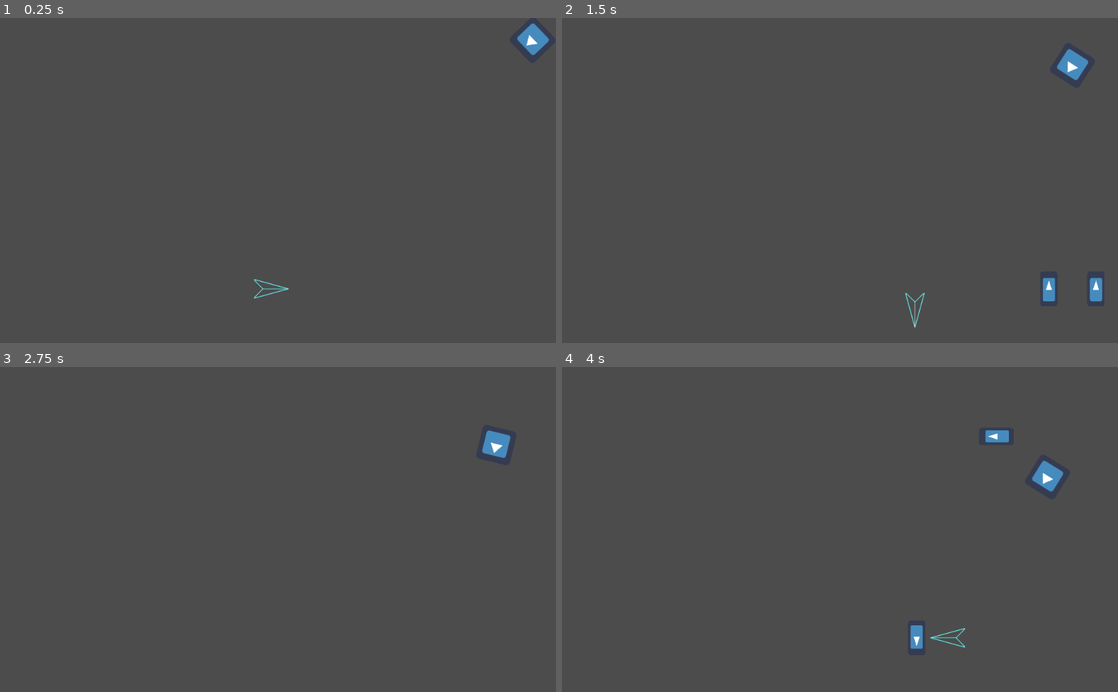
Above: before the commit, frames 1-4 (two rows, left to right).
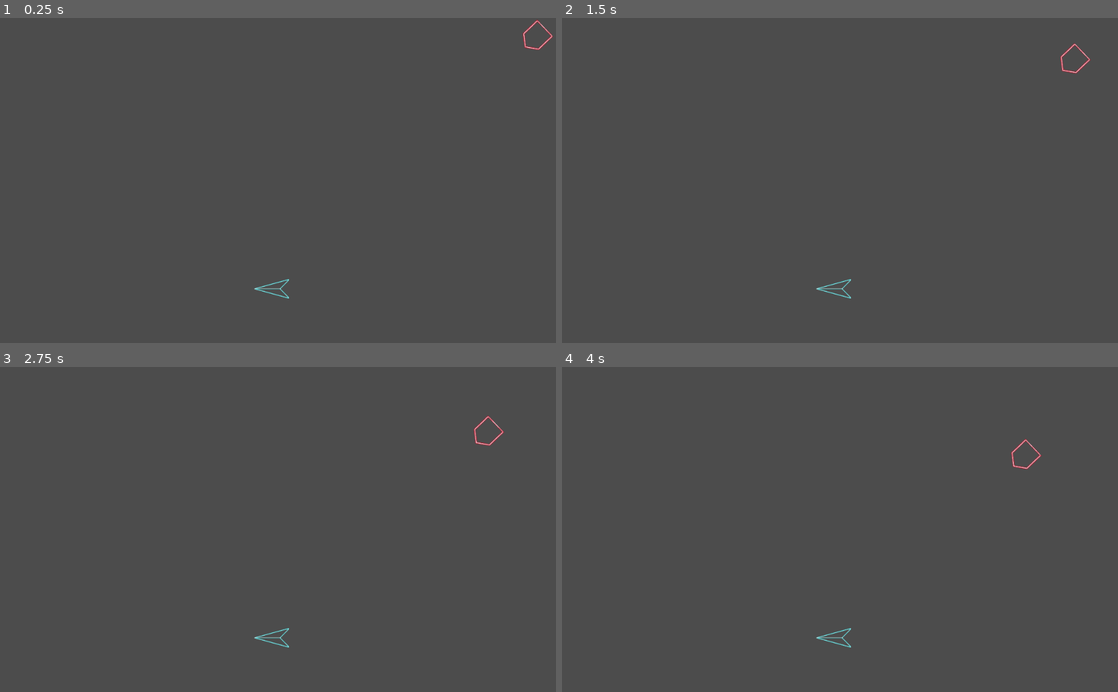
Above: after the commit, the same moments.

Repository: tpneumann/PhoneBAD
Game: Godot game, scene res://Scenes/main2.tscn
Same seed, same stepped clock (60 frames per second), same inputs: the game is played once before the commit and once after it. The engine's default icon, where the game draws it, is replaced by a stand-in: a white triangle on a blue panel in a dark square.
Inputs:
- Up to frame 1 (0.25 s): no input
- Up to frame 2 (1.5 s): tap Enter (ui_accept) at 0.5, 0.77 s; hold Right (ui_right) 0.53-1.28 s; hold Down (ui_down) from 1.28 s (still down)
- Up to frame 3 (2.75 s): tap Enter (ui_accept) at 1.52 s; release Down (ui_down) at 2.03 s; hold Right (ui_right) from 2.03 s (still down)
- Up to frame 4 (4 s): release Right (ui_right) at 2.78 s; hold Up (ui_up) 2.78-3.53 s; tap Enter (ui_accept) at 3.02, 3.77 s; hold Left (ui_left) from 3.53 s (still down)

The runs differ from the first frame. In frame 1, 0.5% of the frame differs, in the area x 45-100%, y 0-87%; in frame 2, 0.9%; in frame 3, 0.5%; in frame 4, 0.9%, in the area x 45-91%, y 19-87%.
Error after the commit: Parse Error: The identifier "velocity" isn't declared in the current scope. (res://Scripts/PlayerController.gd:26)

Commit message:
bullets + enemySprites

Diff:
--- a/phone/Bullet.tscn
+++ b/phone/Bullet.tscn
@@ -1,7 +1,7 @@
 [gd_scene load_steps=4 format=2]
 
 [ext_resource path="res://Bullet.gd" type="Script" id=1]
-[ext_resource path="res://icon.png" type="Texture" id=2]
+[ext_resource path="res://Sprites/playerBullet.png" type="Texture" id=2]
 
 [sub_resource type="CapsuleShape2D" id=1]
 
@@ -9,7 +9,8 @@
 script = ExtResource( 1 )
 
 [node name="Sprite" type="Sprite" parent="."]
-scale = Vector2( 0.5, 1 )
+rotation = 1.5708
+scale = Vector2( 0.25, 0.25 )
 texture = ExtResource( 2 )
 
 [node name="CollsionShape2D" type="CollisionShape2D" parent="."]
--- a/phone/Scenes/main2.tscn
+++ b/phone/Scenes/main2.tscn
@@ -1,9 +1,9 @@
 [gd_scene load_steps=7 format=2]
 
 [ext_resource path="res://Scripts/PlayerController.gd" type="Script" id=1]
-[ext_resource path="res://Scenes/player.png" type="Texture" id=2]
+[ext_resource path="res://Sprites/player.png" type="Texture" id=2]
 [ext_resource path="res://Scripts/Moving Enemy.gd" type="Script" id=3]
-[ext_resource path="res://icon.png" type="Texture" id=4]
+[ext_resource path="res://Sprites/enemySprite.png" type="Texture" id=4]
 
 [sub_resource type="RectangleShape2D" id=1]
 
@@ -17,6 +17,8 @@
 position = Vector2( 500, 500 )
 scale = Vector2( 4, 4 )
 script = ExtResource( 1 )
+speed = null
+rot_speed = null
 
 [node name="CollisionShape2D" type="CollisionShape2D" parent="Player"]
 position = Vector2( 500, 500 )
@@ -39,6 +41,7 @@
 script = ExtResource( 3 )
 
 [node name="EnMovingSprite" type="Sprite" parent="MovingEnemy"]
+scale = Vector2( 0.5, 0.5 )
 texture = ExtResource( 4 )
 
 [node name="CollisionShape2D" type="CollisionShape2D" parent="MovingEnemy"]
--- a/phone/Scripts/PlayerController.gd
+++ b/phone/Scripts/PlayerController.gd
@@ -7,10 +7,11 @@
 export (int) var speed = 200
 onready var bullet_scene = preload("res://Bullet.tscn")
 
-
+"""
 var velocity = Vector2()
 var rot_dir = 0
 export (float) var rot_speed = 1.5
+"""
 
 # Called when the node enters the scene tree for the first time.
 #func _ready():
Binary file added: phone/Sprites/enemyBullet.png
Not shown, added: phone/Sprites/enemyBullet.png.import
Binary file added: phone/Sprites/enemySprite.png
Not shown, added: phone/Sprites/enemySprite.png.import
Renamed: phone/Scenes/player.png -> phone/Sprites/player.png
Not shown, added: phone/Sprites/player.png.import
Binary file added: phone/Sprites/playerBullet.png
Not shown, changed: phone/Sprites/playerBullet.png.import
